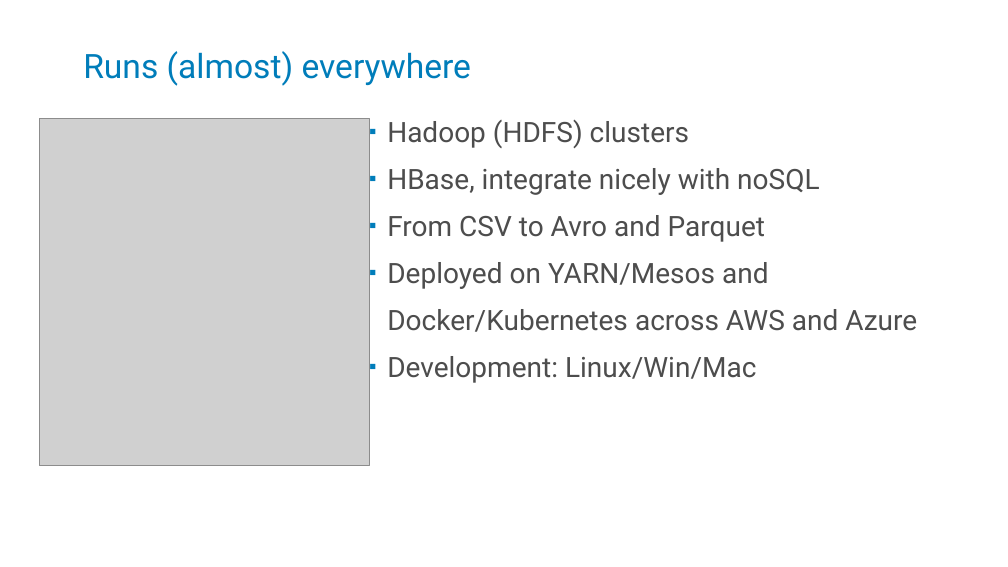
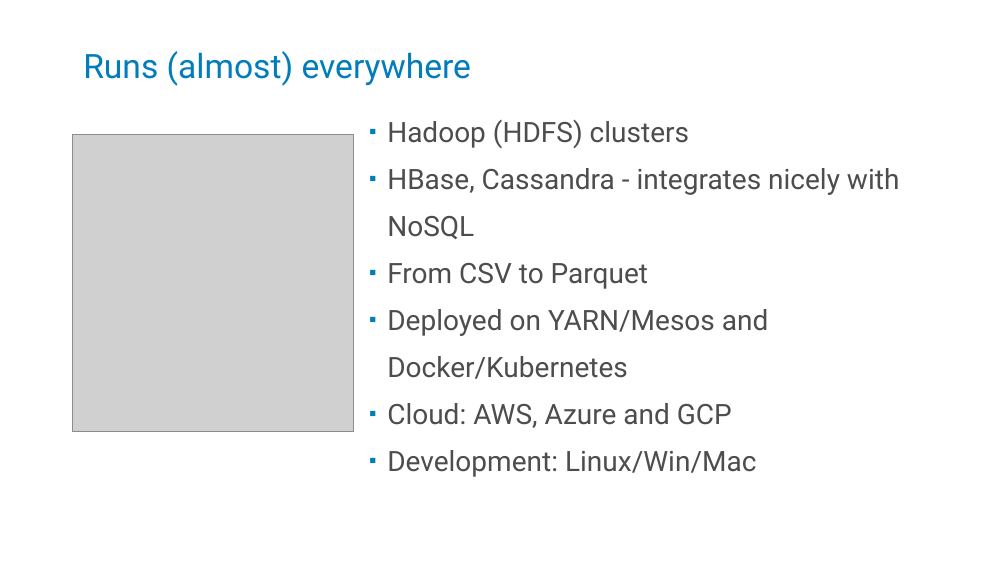
Before and after one commit to kstanaszek/SparkAndScalaInTandem, a slide deck: slide 8 of src/main/resources/slides.pptx (slide 5 before the commit). Drawn at 1008x567 pixels with LibreOffice and Linux fonts; fonts in the diff are those of the drawing; grey boxes stand for pictures. Boxes give left, top, right and bottom in pixels: in the first picture for what was removed or moved away, otherwise in the second. Text is boxed around its words. In the diff, an @@ line names an element or a change of style, - is before the commit and + after.

Commit message:
slides final version

```diff
--- a/src/main/resources/slides.pptx
+++ b/src/main/resources/slides.pptx
@@ picture: place and size @@
-picture at <box>39,118,369,466</box>
+picture at <box>73,135,354,432</box>
@@ text at <box>387,168,899,428</box>: text changed @@
-▪ HBase, integrate nicely with noSQL
-▪ From CSV to Avro and Parquet
-▪ Deployed on YARN/Mesos and Docker/Kubernetes across AWS and Azure
+▪ HBase, Cassandra - integrates nicely with NoSQL
+▪ From CSV to Parquet
+▪ Deployed on YARN/Mesos and Docker/Kubernetes
+▪ Cloud: AWS, Azure and GCP
```
Also in this commit, not shown: 14 other slides changed, 2 slides added, 3 slides removed.
